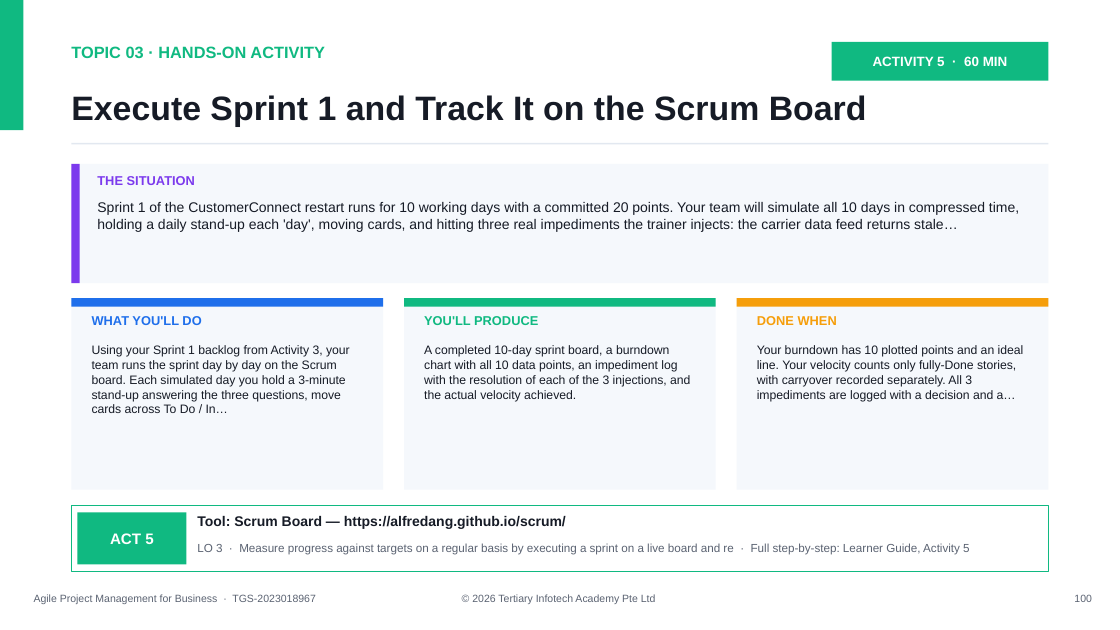
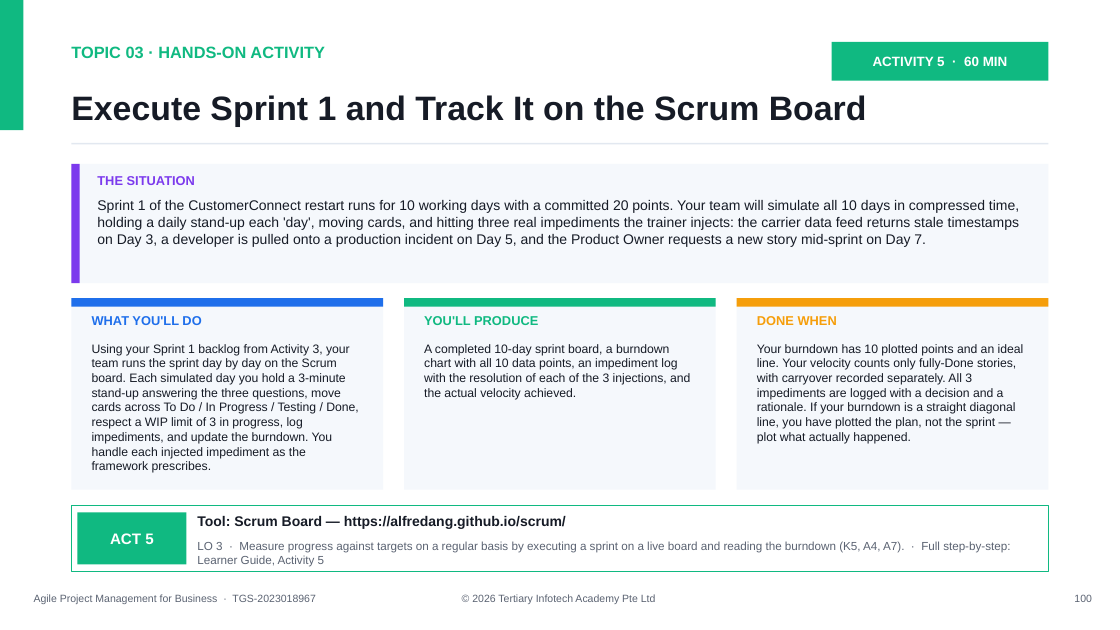
Before and after one commit to tertiarycourses/TGS-2023018967-Agile-Project-Management-for-Business, a slide deck: slide 100 of courseware/WSQ - Master Trainer Slides - Agile Project Management for Business - v9.0.pptx. Drawn at 1120x630 pixels with LibreOffice and Linux fonts; fonts in the diff are those of the drawing. Boxes give left, top, right and bottom in pixels: in the first picture for what was removed or moved away, otherwise in the second. Text is boxed around its words. In the diff, an @@ line names an element or a change of style, - is before the commit and + after.

```diff
--- a/courseware/WSQ - Master Trainer Slides - Agile Project Management for Business - v9.0.pptx
+++ b/courseware/WSQ - Master Trainer Slides - Agile Project Management for Business - v9.0.pptx
@@ text at (x1=97, y1=200, x2=1019, y2=247): text changed @@
-Sprint 1 of the CustomerConnect restart runs for 10 working days with a committed 20 points. Your team will simulate all 10 days in compressed time, holding a daily stand-up each 'day', moving cards, and hitting three real impediments the trainer injects: the carrier data feed returns stale…
+Sprint 1 of the CustomerConnect restart runs for 10 working days with a committed 20 points. Your team will simulate all 10 days in compressed time, holding a daily stand-up each 'day', moving cards, and hitting three real impediments the trainer injects: the carrier data feed returns stale timestamps on Day 3, a developer is pulled onto a production incident on Day 5, and the Product Owner requests a new story mid-sprint on Day 7.
@@ text at (x1=92, y1=344, x2=358, y2=473): text changed @@
-Using your Sprint 1 backlog from Activity 3, your team runs the sprint day by day on the Scrum board. Each simulated day you hold a 3-minute stand-up answering the three questions, move cards across To Do / In…
+Using your Sprint 1 backlog from Activity 3, your team runs the sprint day by day on the Scrum board. Each simulated day you hold a 3-minute stand-up answering the three questions, move cards across To Do / In Progress / Testing / Done, respect a WIP limit of 3 in progress, log impediments, and update the burndown. You handle each injected impediment as the framework prescribes.
@@ text at (x1=757, y1=344, x2=1024, y2=444): text changed @@
-Your burndown has 10 plotted points and an ideal line. Your velocity counts only fully-Done stories, with carryover recorded separately. All 3 impediments are logged with a decision and a…
+Your burndown has 10 plotted points and an ideal line. Your velocity counts only fully-Done stories, with carryover recorded separately. All 3 impediments are logged with a decision and a rationale. If your burndown is a straight diagonal line, you have plotted the plan, not the sprint — plot what actually happened.
@@ text at (x1=197, y1=541, x2=1010, y2=567): text changed @@
-LO 3 · Measure progress against targets on a regular basis by executing a sprint on a live board and re · Full step-by-step: Learner Guide, Activity 5
+LO 3 · Measure progress against targets on a regular basis by executing a sprint on a live board and reading the burndown (K5, A4, A7). · Full step-by-step: Learner Guide, Activity 5
```
Also in this commit, not shown: 27 other slides changed, 34 other files.
